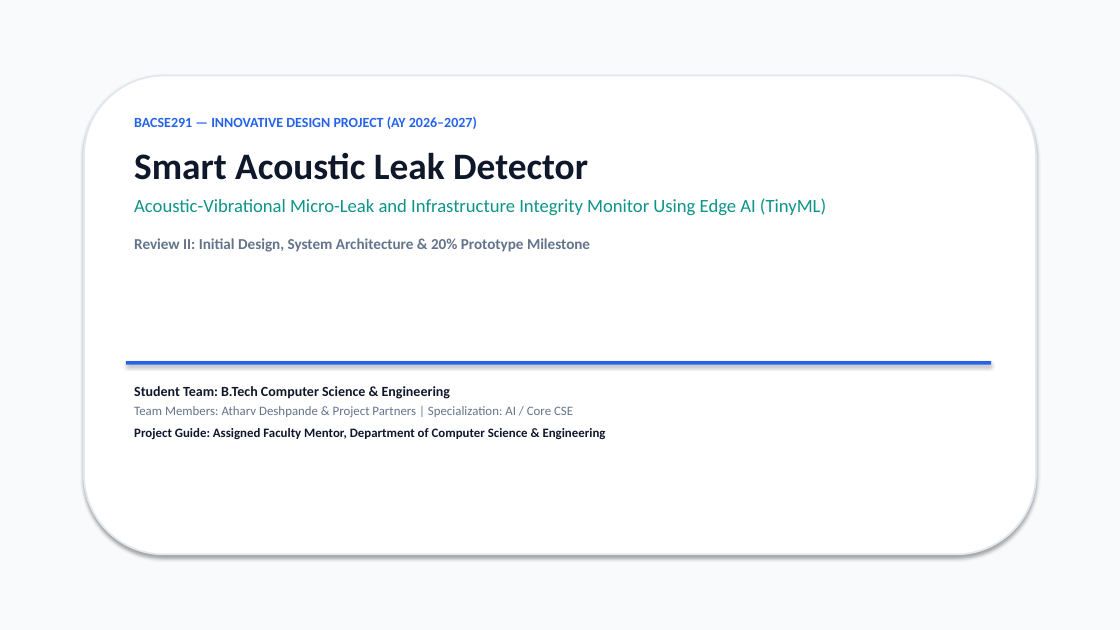
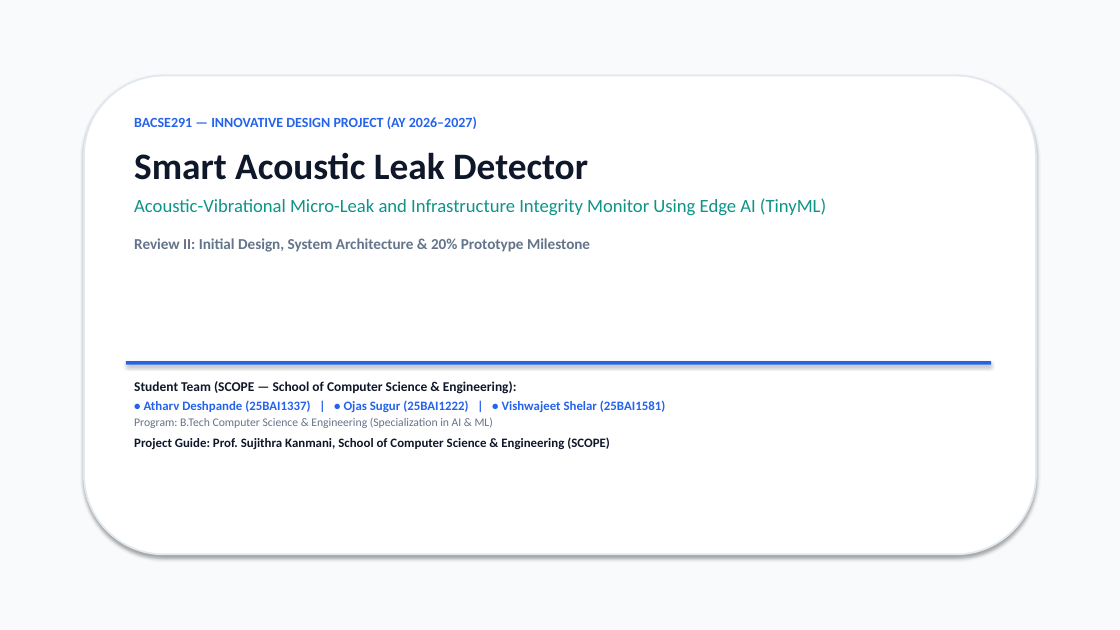
Before and after one commit to attu308/IDP-Acoustic-Leak-Detector, a slide deck: slide 1 of presentation/Review2_Presentation.pptx. Drawn at 1120x630 pixels with LibreOffice and Linux fonts; fonts in the diff are those of the drawing. Boxes give left, top, right and bottom in pixels: in the first picture for what was removed or moved away, otherwise in the second. Text is boxed around its words. In the diff, an @@ line names an element or a change of style, - is before the commit and + after.

Commit message:
feat(presentation): update Slide 1 and defense guide with exact team details and guide name

```diff
--- a/presentation/Review2_Presentation.pptx
+++ b/presentation/Review2_Presentation.pptx
@@ text at [134,381,665,449]: text changed @@
-Student Team: B.Tech Computer Science & Engineering
-Team Members: Atharv Deshpande & Project Partners | Specialization: AI / Core CSE
-Project Guide: Assigned Faculty Mentor, Department of Computer Science & Engineering
+Student Team (SCOPE — School of Computer Science & Engineering):
+• Atharv Deshpande (25BAI1337) | • Ojas Sugur (25BAI1222) | • Vishwajeet Shelar (25BAI1581)
+Program: B.Tech Computer Science & Engineering (Specialization in AI & ML)
+Project Guide: Prof. Sujithra Kanmani, School of Computer Science & Engineering (SCOPE)
```
Also in this commit, not shown: 2 other files.
